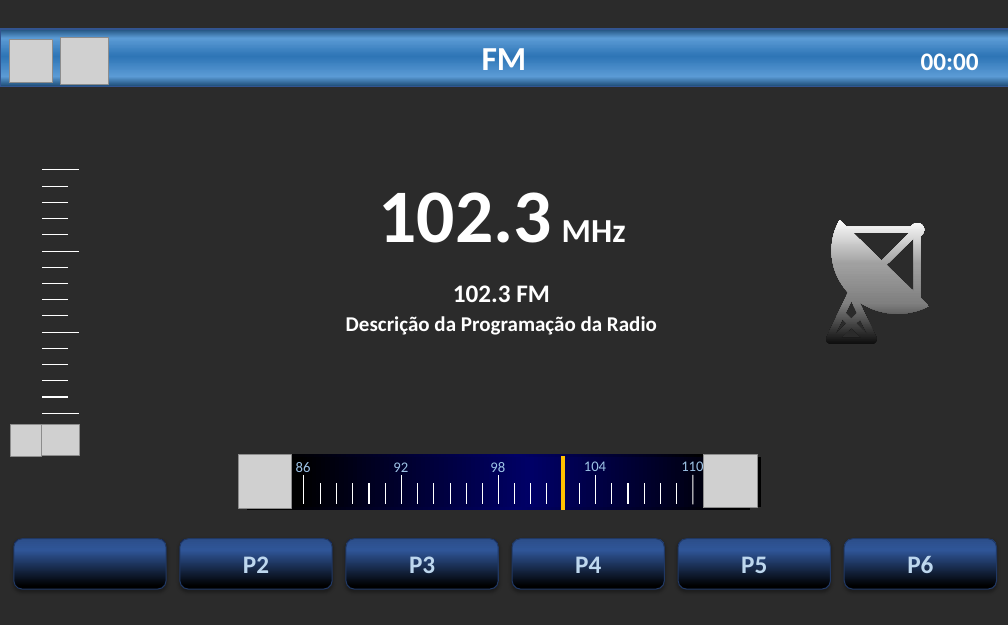
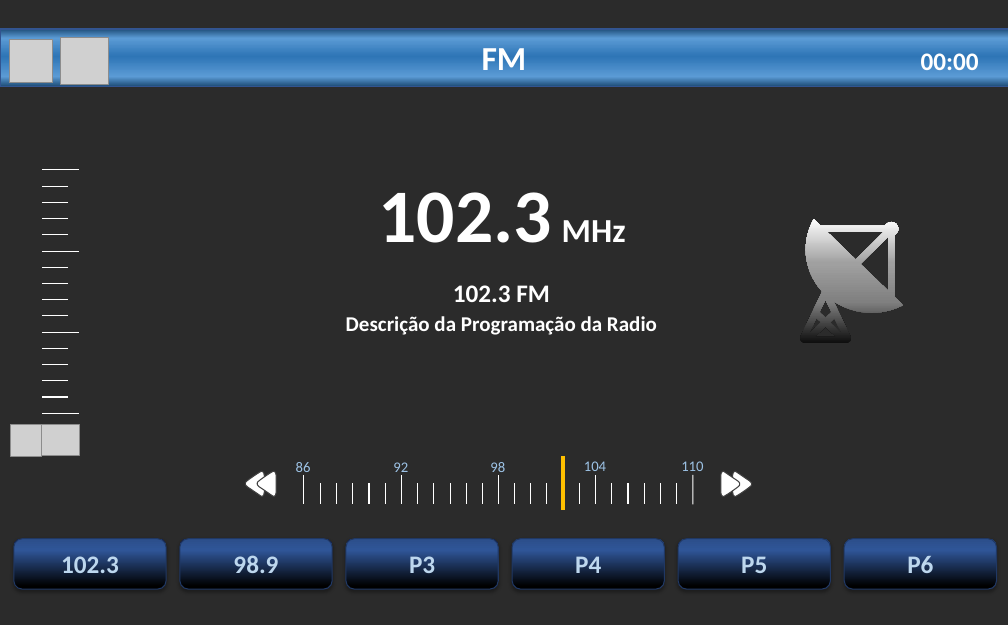
Before and after one commit to jacksonasantos/OCB, a slide deck: slide 6 of imagens/radio completo.pptx (slide 4 before the commit). Drawn at 1008x625 pixels with LibreOffice and Linux fonts; fonts in the diff are those of the drawing; grey boxes stand for pictures; background and template pictures are left out; a plain dark background stands for a picture behind light text. Boxes give left, top, right and bottom in pixels: in the first picture for what was removed or moved away, otherwise in the second. Text is boxed around its words. In the diff, an @@ line names an element or a change of style, - is before the commit and + after.

```diff
--- a/imagens/radio completo.pptx
+++ b/imagens/radio completo.pptx
@@ freeform shape: place and size @@
-freeform shape at bbox=[825, 219, 929, 345]
+freeform shape at bbox=[799, 219, 903, 344]
@@ picture removed at bbox=[238, 454, 291, 507] @@
@@ freeform shape added at bbox=[246, 471, 265, 497], fill #FFFFFF, outline #404040 1 pt @@
@@ rectangle removed at bbox=[247, 454, 750, 457] @@
@@ freeform shape added at bbox=[257, 471, 276, 497], fill #FFFFFF, outline #404040 1 pt @@
@@ rectangle removed at bbox=[258, 457, 761, 507] @@
@@ picture removed at bbox=[703, 454, 757, 507] @@
@@ freeform shape added at bbox=[721, 471, 740, 497], fill #FFFFFF, outline #404040 1 pt @@
@@ freeform shape added at bbox=[733, 471, 752, 497], fill #FFFFFF, outline #404040 1 pt @@
@@ rectangle removed at bbox=[247, 507, 750, 510] @@
@@ text in rounded rectangle at bbox=[61, 556, 119, 580]: text added @@
+102.3
@@ text in rounded rectangle at bbox=[233, 555, 278, 580]: text changed @@
-P2
+98.9
```
Also in this commit, not shown: 1 other slide changed, 3 slides added, 4 other files.
